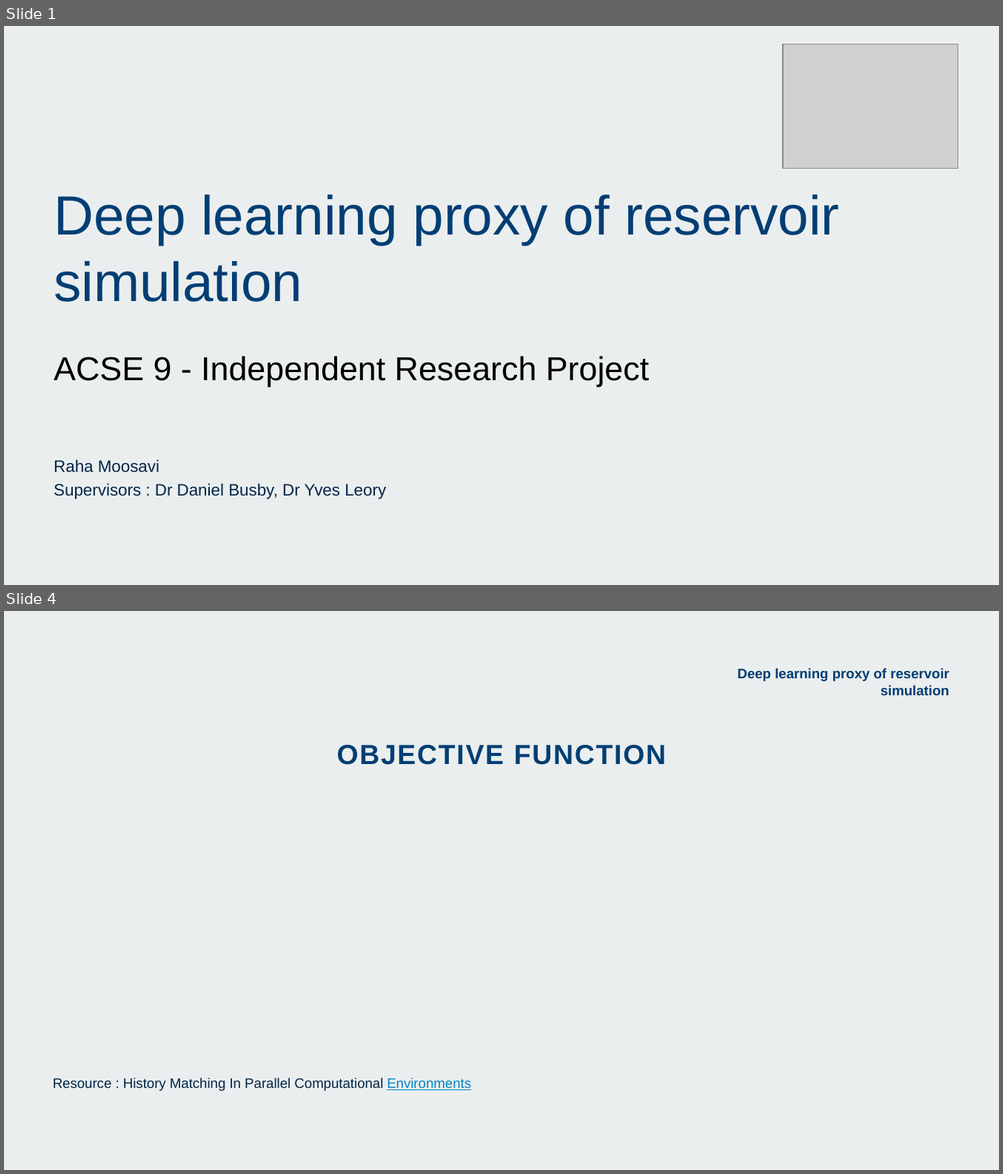
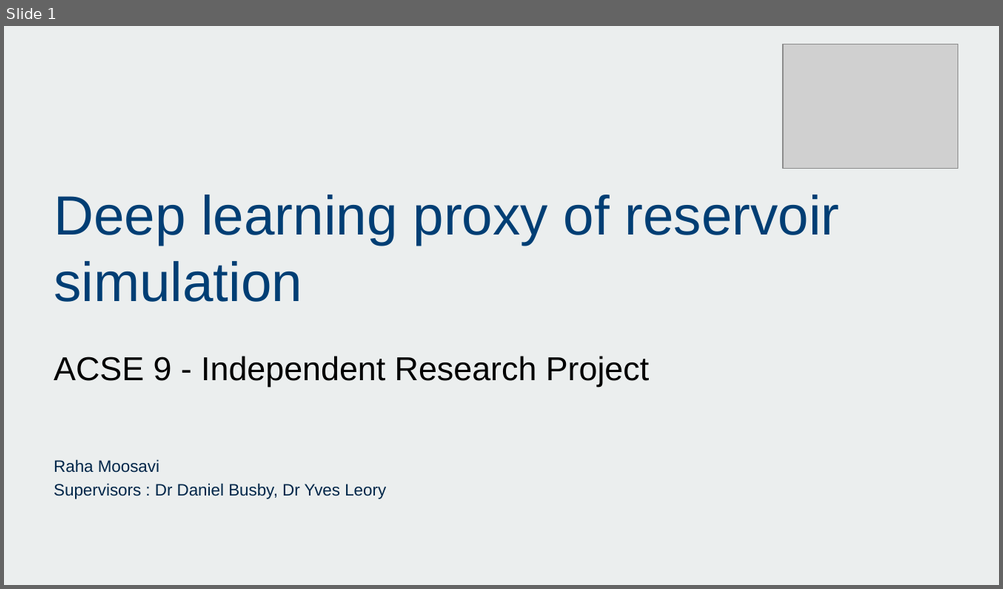
Before and after one commit to acse-srm3018/DeeplearningProxy, a slide deck: RahaMoosavi_presentation_ACSE9.pptx. Shown one above the other, each under a label of ours: slides 1 and 4 before the commit, slide 1 after it; the slides between them are not shown. The pictures are 1003x1174 and 1003x589 pixels, drawn with LibreOffice and Linux fonts; fonts in the diff are those of the drawing; grey boxes stand for pictures; background and template pictures are left out. Boxes give left, top, right and bottom in pixels: in the first picture for what was removed or moved away, otherwise in the second. Text is boxed around its words. In the diff, an @@ line names an element or a change of style, - is before the commit and + after.

```diff
--- a/RahaMoosavi_presentation_ACSE9.pptx
+++ b/RahaMoosavi_presentation_ACSE9.pptx
@@ slide 4 removed at box(4, 611, 999, 1170), background picture (left out) @@
@@ text removed at box(737, 668, 949, 695) @@
-Deep learning proxy of reservoir simulation
@@ text removed at box(337, 745, 666, 765) @@
-OBJECTIVE FUNCTION
@@ text removed at box(53, 1078, 471, 1091) @@
-Resource : History Matching In Parallel Computational Environments
```
Also in this commit, not shown: 12 slides changed, 2 other slides removed.
